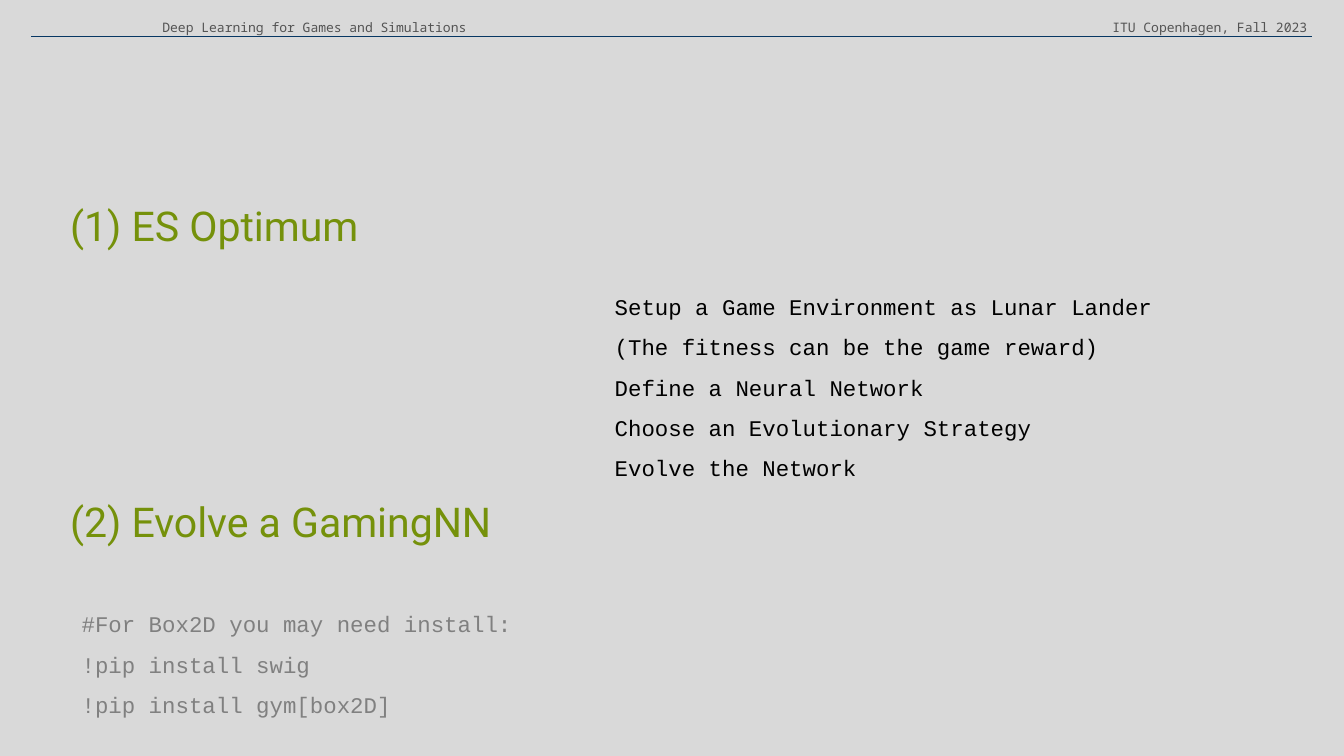
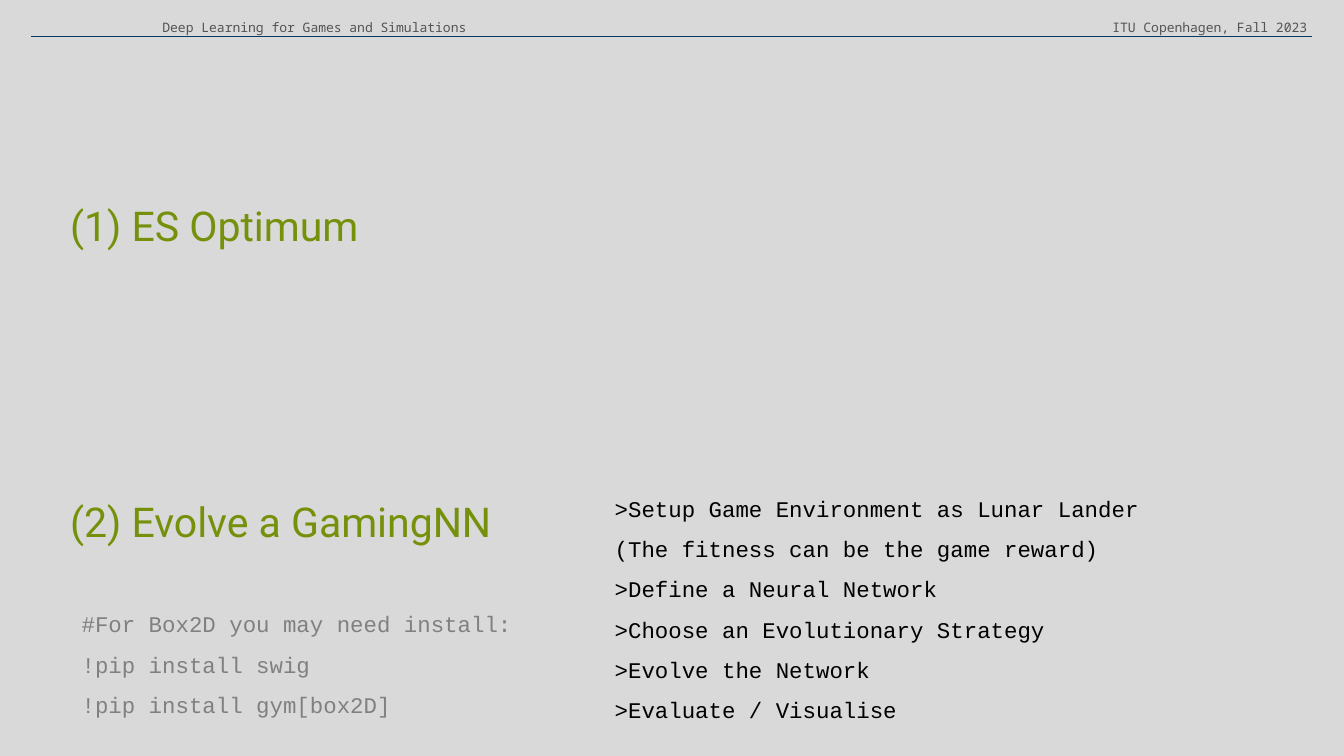
Before and after one commit to claireaoi/dlgs, a slide deck: slide 29 of dlgs.pptx. Drawn at 1344x756 pixels with LibreOffice and Linux fonts; fonts in the diff are those of the drawing. Boxes give left, top, right and bottom in pixels: in the first picture for what was removed or moved away, otherwise in the second. Text is boxed around its words. In the diff, an @@ line names an element or a change of style, - is before the commit and + after.

```diff
--- a/dlgs.pptx
+++ b/dlgs.pptx
@@ text at <box>615,501,1139,522</box>: text changed @@
-Setup a Game Environment as Lunar Lander
+>Setup Game Environment as Lunar Lander
@@ text at <box>615,581,1044,719</box>: text changed @@
-Define a Neural Network
-Choose an Evolutionary Strategy
-Evolve the Network
+>Define a Neural Network
+>Choose an Evolutionary Strategy
+>Evolve the Network
+>Evaluate / Visualise
```
Also in this commit, not shown: 3 other slides changed, 1 other file.
